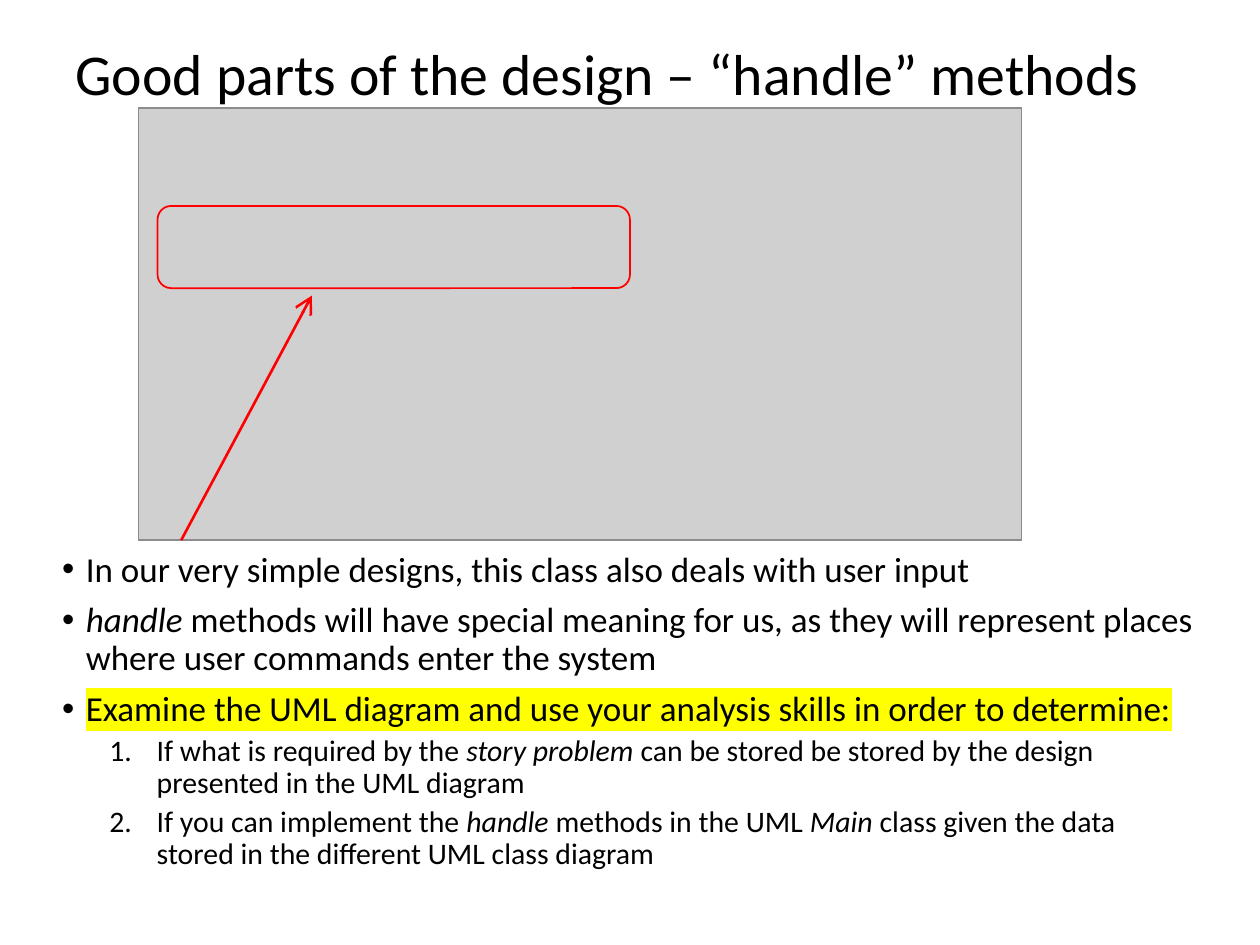
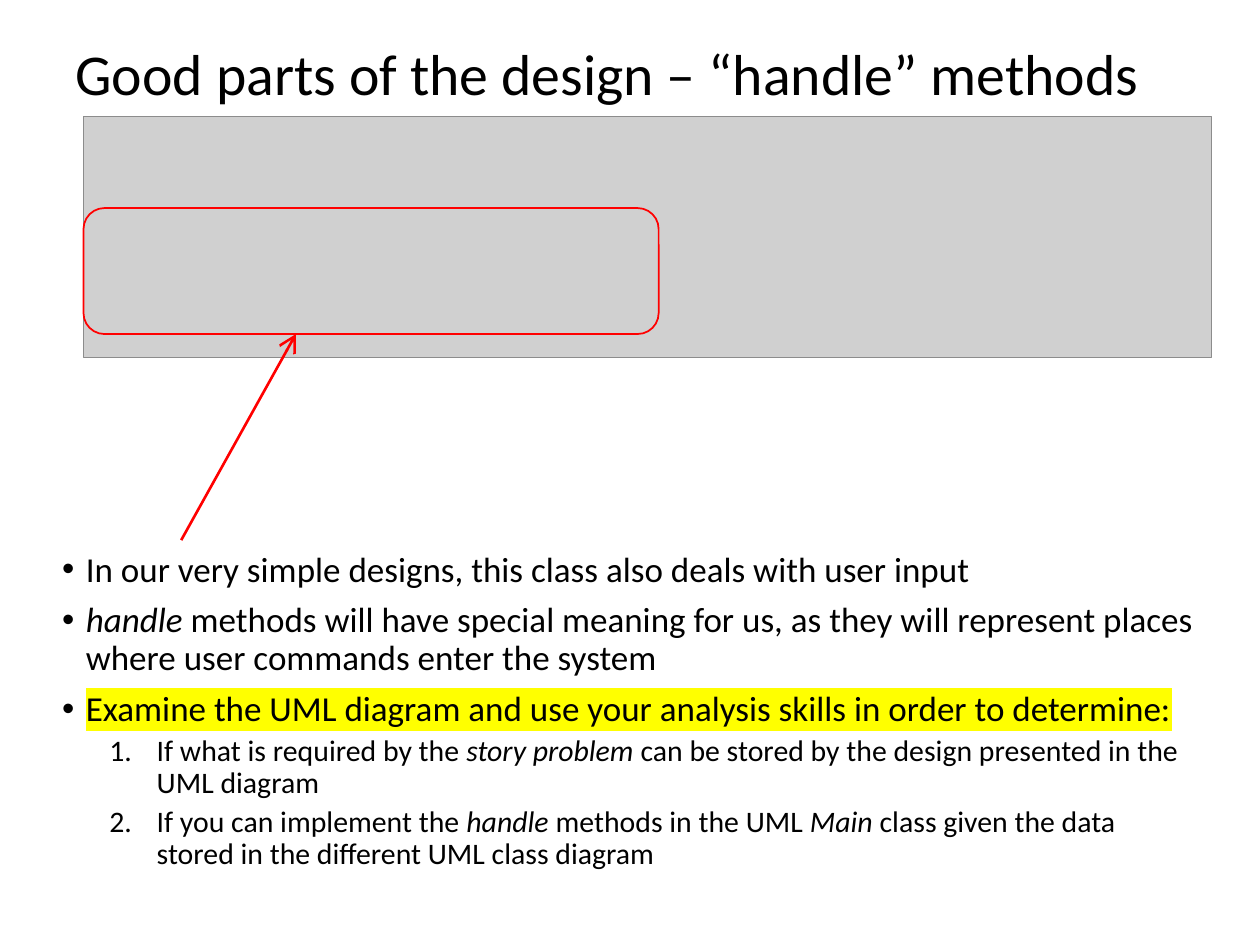
Before and after one commit to RHIT-CSSE/csse220, a slide deck: slide 37 of ClassMaterials/SETechniques/Slides/SoftwareEngineeringTechniques.pptx (slide 29 before the commit). Drawn at 1260x945 pixels with LibreOffice and Linux fonts; fonts in the diff are those of the drawing; grey boxes stand for pictures. Boxes give left, top, right and bottom in pixels: in the first picture for what was removed or moved away, otherwise in the second. Text is boxed around its words. In the diff, an @@ line names an element or a change of style, - is before the commit and + after.

```diff
--- a/ClassMaterials/SETechniques/Slides/SoftwareEngineeringTechniques.pptx
+++ b/ClassMaterials/SETechniques/Slides/SoftwareEngineeringTechniques.pptx
@@ picture added at box(83, 117, 1211, 358) @@
@@ picture removed at box(139, 108, 1022, 541) @@
@@ rounded rectangle: place and size @@
-rounded rectangle at box(158, 205, 630, 287)
+rounded rectangle at box(83, 208, 658, 334)
@@ arrow moved from (181, 541) - (312, 296) to (181, 541) - (296, 334) @@
@@ text at box(157, 740, 1177, 798): text changed @@
-  1. If what is required by the story problem can be stored be stored by the design presented in the UML diagram
+  1. If what is required by the story problem can be stored by the design presented in the UML diagram
```
Also in this commit, not shown: 33 other slides changed, 11 slides added, 3 slides removed.
